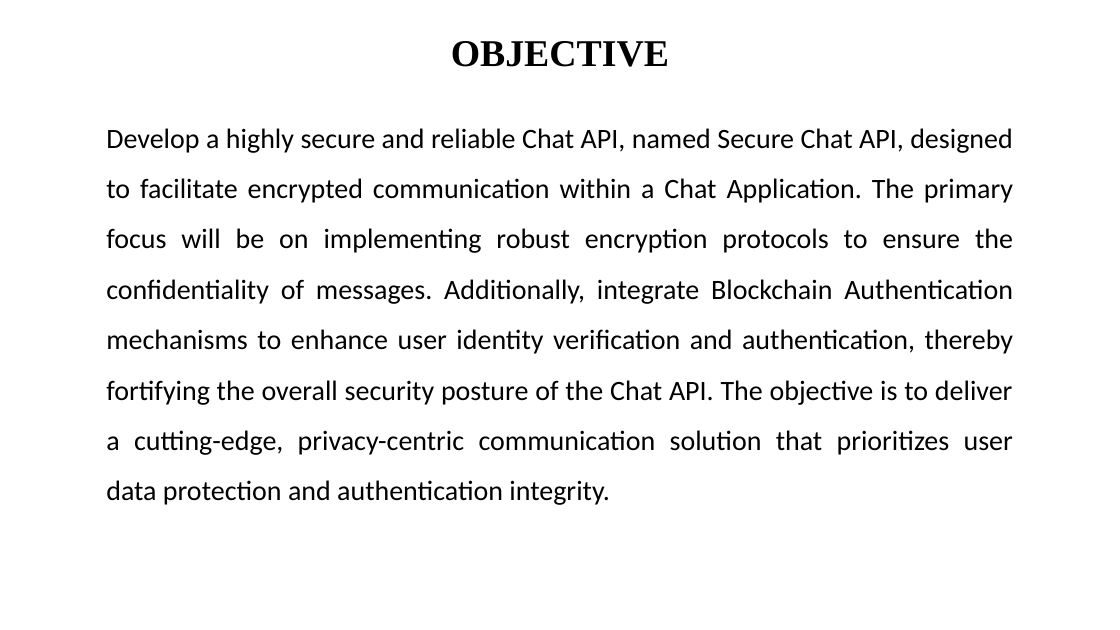
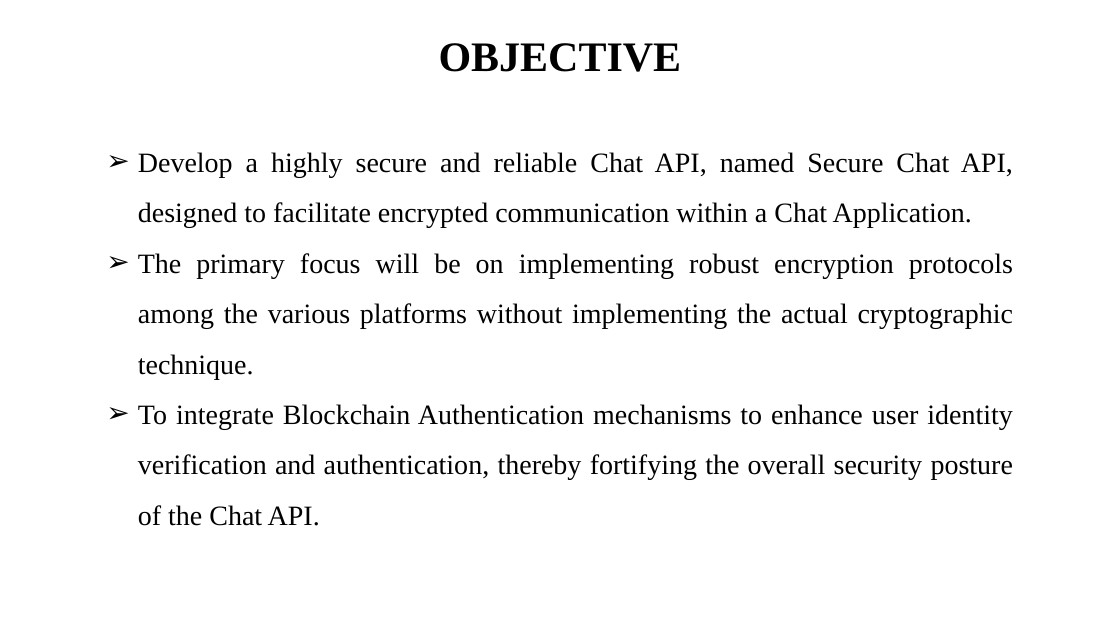
Before and after one commit to i-am-smf/Secure-Chat-using-Blockchain, a slide deck: slide 5 of First Review.pptx (slide 2 before the commit). Drawn at 1120x630 pixels with LibreOffice and Linux fonts; fonts in the diff are those of the drawing. Boxes give left, top, right and bottom in pixels: in the first picture for what was removed or moved away, otherwise in the second. Text is boxed around its words. In the diff, an @@ line names an element or a change of style, - is before the commit and + after.

```diff
--- a/First Review.pptx
+++ b/First Review.pptx
@@ title "OBJECTIVE" at <box>439,43,682,72</box>: size 32.4 to 36 pt @@
@@ text at <box>138,152,1013,526</box>: text changed; font Calibri to Times New Roman @@
-Develop a highly secure and reliable Chat API, named Secure Chat API, designed to facilitate encrypted communication within a Chat Application. The primary focus will be on implementing robust encryption protocols to ensure the confidentiality of messages. Additionally, integrate Blockchain Authentication mechanisms to enhance user identity verification and authentication, thereby fortifying the overall security posture of the Chat API. The objective is to deliver a cutting-edge, privacy-centric communication solution that prioritizes user data protection and authentication integrity.
+➢ Develop a highly secure and reliable Chat API, named Secure Chat API, designed to facilitate encrypted communication within a Chat Application.
+➢ The primary focus will be on implementing robust encryption protocols among the various platforms without implementing the actual cryptographic technique.
+➢ To integrate Blockchain Authentication mechanisms to enhance user identity verification and authentication, thereby fortifying the overall security posture of the Chat API.
```
Also in this commit, not shown: 4 other slides changed, 2 slides added, 2 other files.
